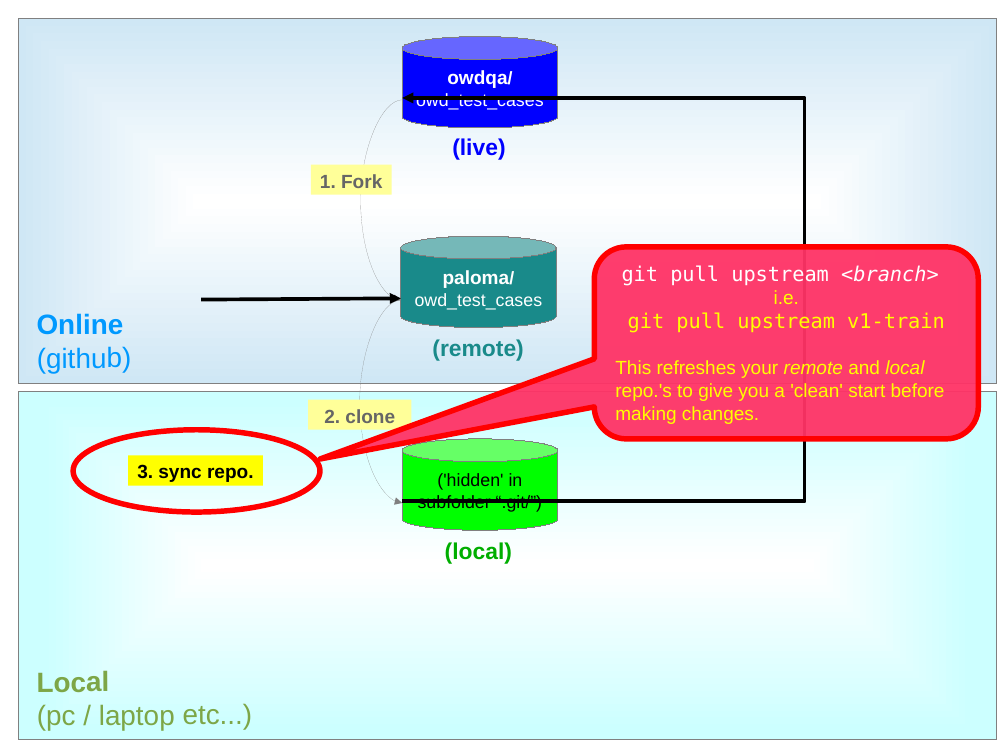
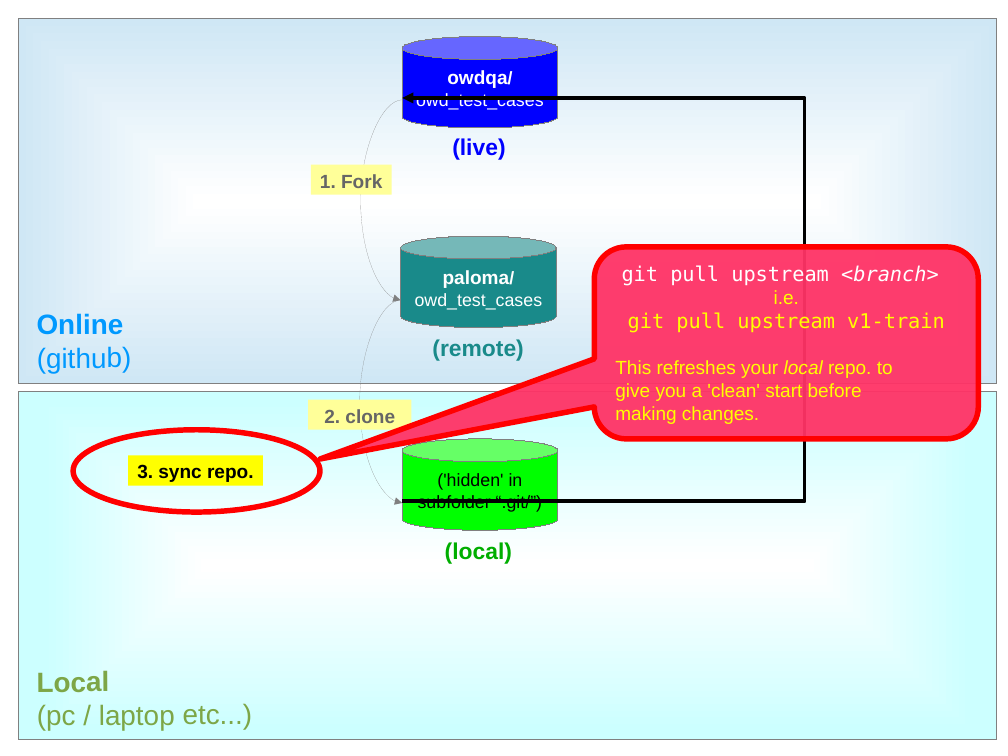
Before and after one commit to owdqa/OWD_TEST_TOOLKIT, a slide deck: slide 8 of Docs/Github guide.odp. Drawn at 1008x756 pixels with LibreOffice and Linux fonts; fonts in the diff are those of the drawing. Boxes give left, top, right and bottom in pixels: in the first picture for what was removed or moved away, otherwise in the second. Text is boxed around its words. In the diff, an @@ line names an element or a change of style, - is before the commit and + after.

Commit message:
Final adjustment to presentaion for git.

```diff
--- a/Docs/Github guide.odp
+++ b/Docs/Github guide.odp
@@ arrow removed from (201, 300) to (401, 298) @@
@@ text in rounded speech box at box(615, 360, 893, 401): text changed @@
-This refreshes your remote and local
-repo.'s to give you a 'clean' start before
+This refreshes your local repo. to
+give you a 'clean' start before
```
